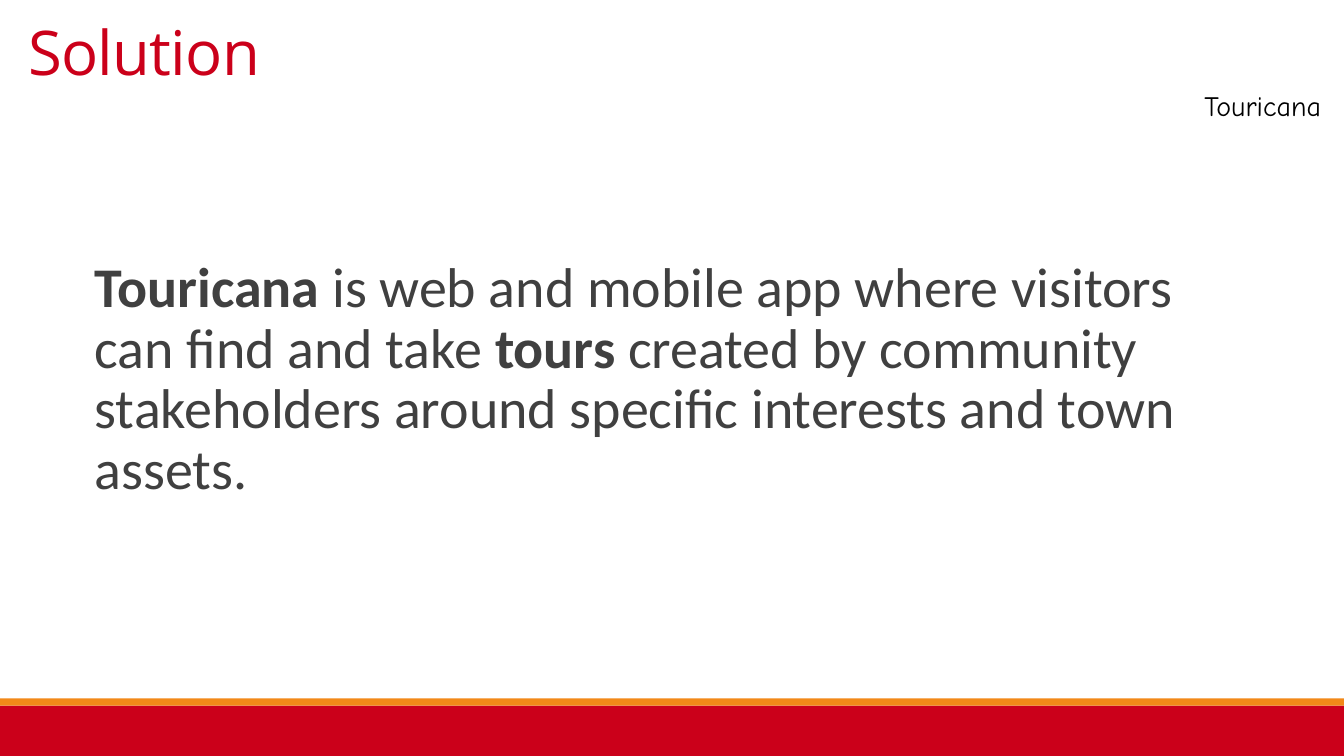
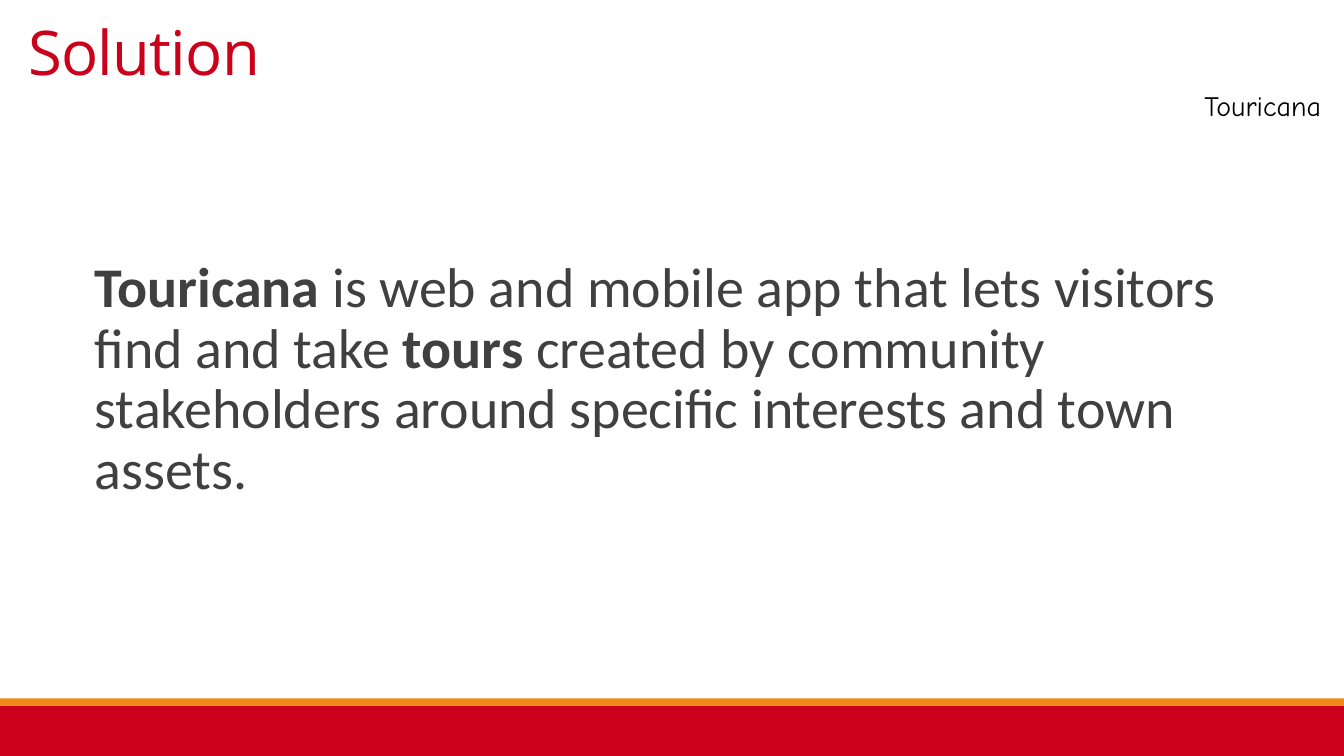
Before and after one commit to mc-funk/RedHotHack2015TripApp, a slide deck: slide 6 of Touricana RHH Presentation FINAL.pptx. Drawn at 1344x756 pixels with LibreOffice and Linux fonts; fonts in the diff are those of the drawing; background and template pictures are left out. Boxes give left, top, right and bottom in pixels: in the first picture for what was removed or moved away, otherwise in the second. Text is boxed around its words. In the diff, an @@ line names an element or a change of style, - is before the commit and + after.

Commit message:
Presentation Updates

```diff
--- a/Touricana RHH Presentation FINAL.pptx
+++ b/Touricana RHH Presentation FINAL.pptx
@@ text at <box>95,267,1215,490</box>: text changed @@
-Touricana is web and mobile app where visitors can find and take tours created by community stakeholders around specific interests and town assets.
+Touricana is web and mobile app that lets visitors find and take tours created by community stakeholders around specific interests and town assets.
```
Also in this commit, not shown: 4 other slides changed, 1 slide removed.
